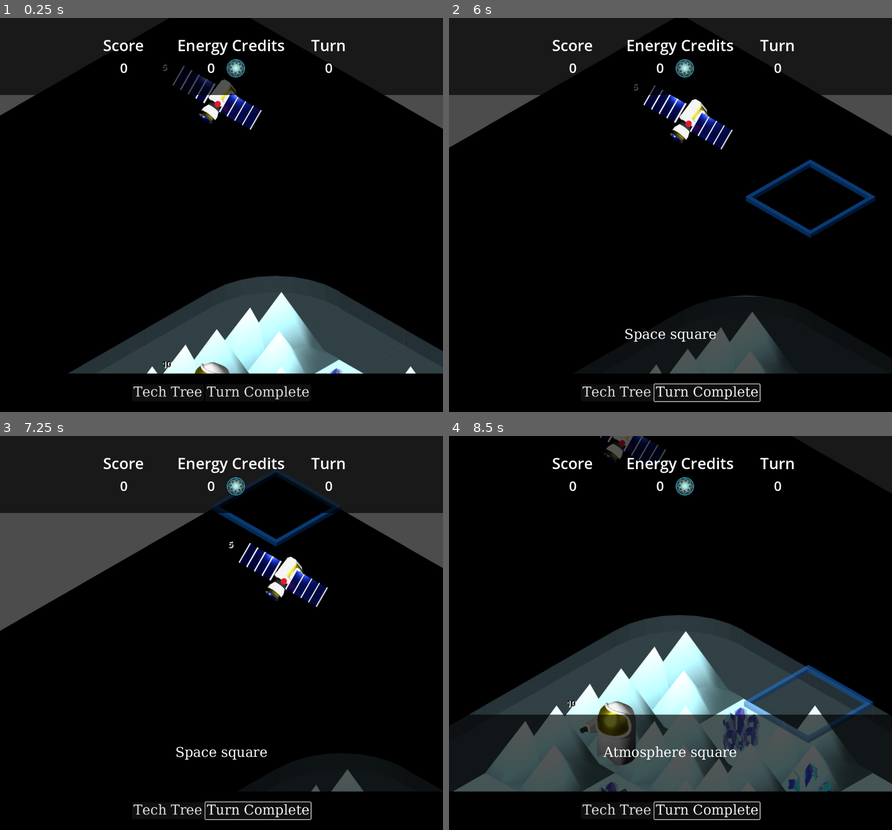
Above: before the commit, frames 1-4 (two rows, left to right).
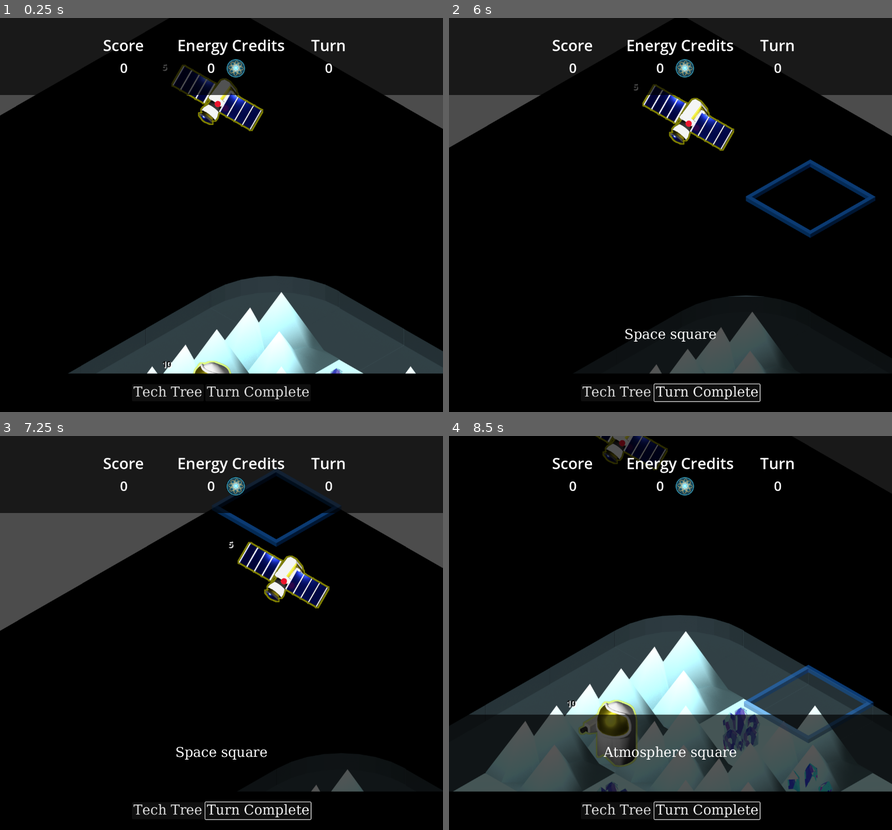
Above: after the commit, the same moments.

Repository: lifflander/stp
Game: Godot game, scene res://scenes/Main.tscn
Two runs of this game, one before a commit and one after it. Both use one fixed random seed, a clock stepped at 60 frames per second and the inputs below.
Inputs (mouse positions are in pixels of both pictures, inside the frame that each line leads up to):
- Up to frame 1 (0.25 s): no input
- Up to frame 2 (6 s): click "Turn Complete" at 0.5 s; click "Tech Tree" at 1.25 s; click "Tech Tree" at 2 s; click "Turn Complete" at 2.75 s; click "Tech Tree" at 3.5 s; click "Turn Complete" at 4.25 s; tap Enter at 5 s; move the mouse to (767, 195) at 5.02 s; click (767, 195) at 5.17 s; tap Space at 5.75 s; drag from (581, 234) to (648, 293) at 5.77 s
- Up to frame 3 (7.25 s): move the mouse to (265, 546) at 6.52 s; click (265, 546) at 6.67 s
- Up to frame 4 (8.5 s): tap Enter at 7.25 s; drag from (648, 711) to (537, 573) at 7.27 s; move the mouse to (803, 692) at 8.02 s; click (803, 692) at 8.17 s

The runs differ from the first frame. In frame 1, 0.4% of the frame differs, in the area x 38-60%, y 11-91%; in frame 2, 0.3%; in frame 3, 0.4%; in frame 4, 0.3%.

Commit message:
Make movement/attack/selection better

Diff:
--- a/iso-tileset-2.tres
+++ b/iso-tileset-2.tres
@@ -204,31 +204,89 @@
 [sub_resource type="TileSetAtlasSource" id="TileSetAtlasSource_yrrxs"]
 resource_name = "UnitSetDisabled"
 texture = ExtResource("2_t27ds")
+separation = Vector2i(7, 0)
 texture_region_size = Vector2i(473, 385)
 0:0/0 = 0
-0:0/0/modulate = Color(0.381703, 0.381703, 0.381703, 1)
-1:0/0 = 0
-2:0/0 = 0
-3:0/0 = 0
-4:0/0 = 0
-5:0/0 = 0
-6:0/0 = 0
-7:0/0 = 0
-7:1/0 = 0
-6:1/0 = 0
-5:1/0 = 0
-4:1/0 = 0
-3:1/0 = 0
-2:1/0 = 0
-0:1/0 = 0
-1:1/0 = 0
-0:2/0 = 0
-1:2/0 = 0
-2:2/0 = 0
-3:2/0 = 0
-4:2/0 = 0
-5:2/0 = 0
-6:2/0 = 0
+1:0/0 = 0
+2:0/0 = 0
+3:0/0 = 0
+4:0/0 = 0
+5:0/0 = 0
+6:0/0 = 0
+7:0/0 = 0
+7:1/0 = 0
+6:1/0 = 0
+5:1/0 = 0
+4:1/0 = 0
+3:1/0 = 0
+2:1/0 = 0
+0:1/0 = 0
+1:1/0 = 0
+0:2/0 = 0
+1:2/0 = 0
+2:2/0 = 0
+3:2/0 = 0
+4:2/0 = 0
+5:2/0 = 0
+6:2/0 = 0
+
+[sub_resource type="TileSetAtlasSource" id="TileSetAtlasSource_o36dl"]
+resource_name = "UnitSetSelectedDisabled"
+texture = ExtResource("2_t27ds")
+separation = Vector2i(7, 0)
+texture_region_size = Vector2i(473, 385)
+0:0/0 = 0
+0:1/0 = 0
+0:2/0 = 0
+1:0/0 = 0
+1:1/0 = 0
+1:2/0 = 0
+2:2/0 = 0
+2:1/0 = 0
+2:0/0 = 0
+3:0/0 = 0
+4:0/0 = 0
+5:0/0 = 0
+6:0/0 = 0
+7:0/0 = 0
+7:1/0 = 0
+6:1/0 = 0
+5:1/0 = 0
+4:1/0 = 0
+3:1/0 = 0
+3:2/0 = 0
+4:2/0 = 0
+5:2/0 = 0
+6:2/0 = 0
+
+[sub_resource type="TileSetAtlasSource" id="TileSetAtlasSource_iqyn1"]
+resource_name = "UnitSetReadyMove"
+texture = ExtResource("2_t27ds")
+separation = Vector2i(7, 0)
+texture_region_size = Vector2i(473, 385)
+1:2/0 = 0
+2:2/0 = 0
+3:2/0 = 0
+4:2/0 = 0
+5:2/0 = 0
+6:2/0 = 0
+7:1/0 = 0
+6:1/0 = 0
+5:1/0 = 0
+4:1/0 = 0
+3:1/0 = 0
+0:2/0 = 0
+0:1/0 = 0
+1:1/0 = 0
+2:1/0 = 0
+0:0/0 = 0
+1:0/0 = 0
+2:0/0 = 0
+3:0/0 = 0
+4:0/0 = 0
+5:0/0 = 0
+6:0/0 = 0
+7:0/0 = 0
 
 [sub_resource type="TileSetAtlasSource" id="TileSetAtlasSource_fcyon"]
 texture = ExtResource("7_5b08o")
@@ -390,6 +448,8 @@
 0:1/0 = 0
 1:1/0 = 0
 2:1/0 = 0
+3:1/0 = 0
+3:1/0/modulate = Color(1, 1, 1, 0.415686)
 
 [resource]
 tile_shape = 1
@@ -414,4 +474,6 @@
 sources/14 = SubResource("TileSetAtlasSource_hhd54")
 sources/15 = SubResource("TileSetAtlasSource_tkf6t")
 sources/16 = SubResource("TileSetAtlasSource_yrrxs")
+sources/17 = SubResource("TileSetAtlasSource_o36dl")
+sources/18 = SubResource("TileSetAtlasSource_iqyn1")
 pattern_0 = SubResource("TileMapPattern_74qju")
--- /dev/null
+++ b/move-material.tres
@@ -0,0 +1,8 @@
+[gd_resource type="ShaderMaterial" load_steps=2 format=3 uid="uid://b1oci5fpbwrfe"]
+
+[ext_resource type="Shader" path="res://orb-shader.gdshader" id="1_phkl1"]
+
+[resource]
+shader = ExtResource("1_phkl1")
+shader_parameter/line_color = Vector4(1, 1, 2.08165e-12, 0.5)
+shader_parameter/line_thickness = 5.0
--- a/scripts/LogicEngine.gd
+++ b/scripts/LogicEngine.gd
@@ -692,3 +692,4 @@
 		for u in p.units:
 			u.moved_counter = 0
 			u.attack_counter = 0
+			tile_map.drawUnit(u)
--- a/scripts/TileMap.gd
+++ b/scripts/TileMap.gd
@@ -190,6 +190,12 @@
 			var map_pos = local_to_map(local_pos)
 			print("global:, ", global_pos, ", local: ", local_pos, ", map: ", map_pos)
 			selectCell(map_pos)
+
+const unit_set : int = 8
+const unit_set_selected : int = 10
+const unit_set_disabled : int = 16
+const unit_set_selected_disabled : int = 17
+const unit_set_ready_move : int = 18
 
 # Called when the node enters the scene tree for the first time.
 func _ready():
@@ -215,8 +221,23 @@
 
 	selection = SelectionState.new(map)
 
-	#var source = tile_set.get_source(8) as TileSetAtlasSource
-	#tile_set.add_source()
+	var source = tile_set.get_source(8) as TileSetAtlasSource
+	var source_sel = tile_set.get_source(unit_set_selected) as TileSetAtlasSource
+	var source_dis = tile_set.get_source(unit_set_disabled) as TileSetAtlasSource
+	var source_dis_sel = tile_set.get_source(unit_set_selected_disabled) as TileSetAtlasSource
+	var source_move = tile_set.get_source(unit_set_ready_move) as TileSetAtlasSource
+	for x in 8:
+		for y in 4:
+			var coord = Vector2i(x,y)
+			if source.get_tile_data(coord, 0):
+				source_sel.get_tile_data(coord, 0).set_texture_origin(source.get_tile_data(coord, 0).get_texture_origin())
+				source_dis.get_tile_data(coord, 0).set_texture_origin(source.get_tile_data(coord, 0).get_texture_origin())
+				source_dis_sel.get_tile_data(coord, 0).set_texture_origin(source.get_tile_data(coord, 0).get_texture_origin())
+				source_move.get_tile_data(coord, 0).set_texture_origin(source.get_tile_data(coord, 0).get_texture_origin())
+				source_dis.get_tile_data(coord, 0).set_modulate(Color(0.5,0.5,0.5,1.0))
+				source_dis_sel.get_tile_data(coord, 0).set_modulate(Color(0.5,0.5,0.5,1.0))
+				#source_dis_sel.get_tile_data(coord, 0).set_material(load("res://orb-shader.tres"))
+				source_move.get_tile_data(coord, 0).set_material(load("res://move-material.tres"))
 
 func removeResource(t : Vector2i):
 	map.getTileVec(t).resource.source_id = -1
@@ -394,6 +415,7 @@
 
 func selectCell(tile : Vector2i):
 	if selection.has_unit_selected:
+		print("Here")
 		var elm = map.getTileVec(selection.getTile())
 		var unit = elm.unit
 
@@ -436,12 +458,12 @@
 					set_cell(selection_layer, s, -1, Vector2i(3,0), 0)
 
 			if tile != Vector2i(-1,-1):
-				set_cell(unit_layer_id, selection.getTile(), unit.unit_source_id, unit.unit_coord, 0)
-		else:
-			for move in selection.unit_valid_moves:
-				set_cell(selection_layer, move, -1, Vector2i(3,0), 0)
-			for s in selection.unit_valid_attacks:
-				set_cell(selection_layer, s, -1, Vector2i(3,0), 0)
+				drawUnit(unit)
+
+		for move in selection.unit_valid_moves:
+			set_cell(selection_layer, move, -1, Vector2i(3,0), 0)
+		for s in selection.unit_valid_attacks:
+			set_cell(selection_layer, s, -1, Vector2i(3,0), 0)
 
 	var old_tile = selection.select(tile)
 
@@ -457,8 +479,15 @@
 		unselectCell(selection.getTile())
 
 		var unit = map.getTileVec(selection.getTile()).unit
-		set_cell(unit_layer_id, selection.getTile(), unit.unit_source_id+2, unit.unit_coord, 0)
-		var source = tile_set.get_source(10) as TileSetAtlasSource
+
+		var source : TileSetAtlasSource
+		if unit.canMove() or (unit.canAttack() and unit.getUnitsWithinRange() != []):
+			set_cell(unit_layer_id, selection.getTile(), unit_set_selected, unit.unit_coord, 0)
+			source = tile_set.get_source(unit_set_selected) as TileSetAtlasSource
+		else:
+			set_cell(unit_layer_id, selection.getTile(), unit_set_selected_disabled, unit.unit_coord, 0)
+			source = tile_set.get_source(unit_set_selected_disabled) as TileSetAtlasSource
+
 		var origin = source.get_tile_data(unit.unit_coord, 0).texture_origin
 		var tile_data = source.get_tile_data(unit.unit_coord, 0)
 
@@ -492,7 +521,7 @@
 			selection.unit_valid_attacks = []
 			for u in units_can_attack:
 				selection.unit_valid_attacks.append(u.location)
-				set_cell(selection_layer, u.location, 15, Vector2i(3,0), 0)
+				set_cell(selection_layer, u.location, 9, Vector2i(3,1), 0)
 
 
 		if unit.hasBuilder():
@@ -638,7 +667,12 @@
 		unit.unit_health_label = null
 
 func drawUnit(unit : LogicEngine.Unit):
-	set_cell(unit_layer_id, unit.location, unit.unit_source_id, unit.unit_coord, 0)
+	if unit.canMove():
+		set_cell(unit_layer_id, unit.location, unit_set_ready_move, unit.unit_coord, 0)
+	elif unit.canAttack() and unit.getUnitsWithinRange() != []:
+		set_cell(unit_layer_id, unit.location, unit_set, unit.unit_coord, 0)
+	else:
+		set_cell(unit_layer_id, unit.location, unit_set_disabled, unit.unit_coord, 0)
 
 	# raster the health indicator
 	if !unit.unit_health_label:
Binary file changed: assets/tilesets/Tileset_Overlay_Selection.png
Not shown, added: export_presets.cfg
Not shown: 1 places in iso-tileset-2.tres that only renumber resources
